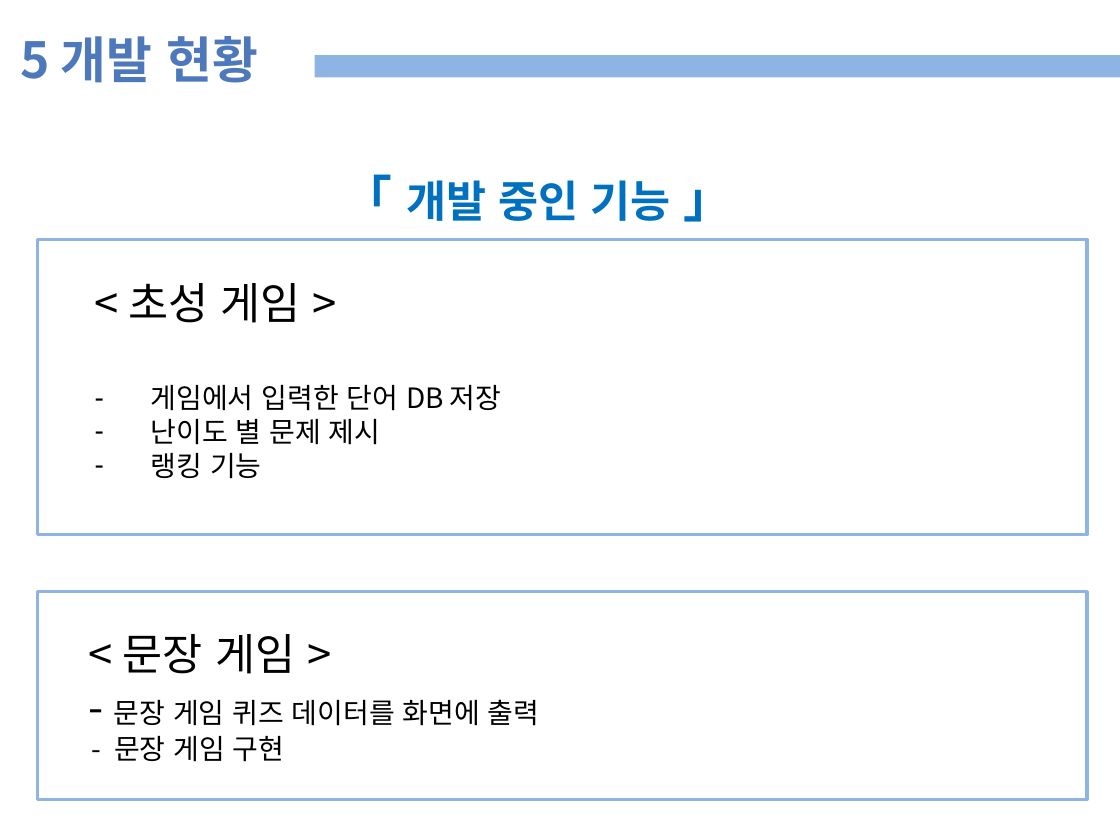
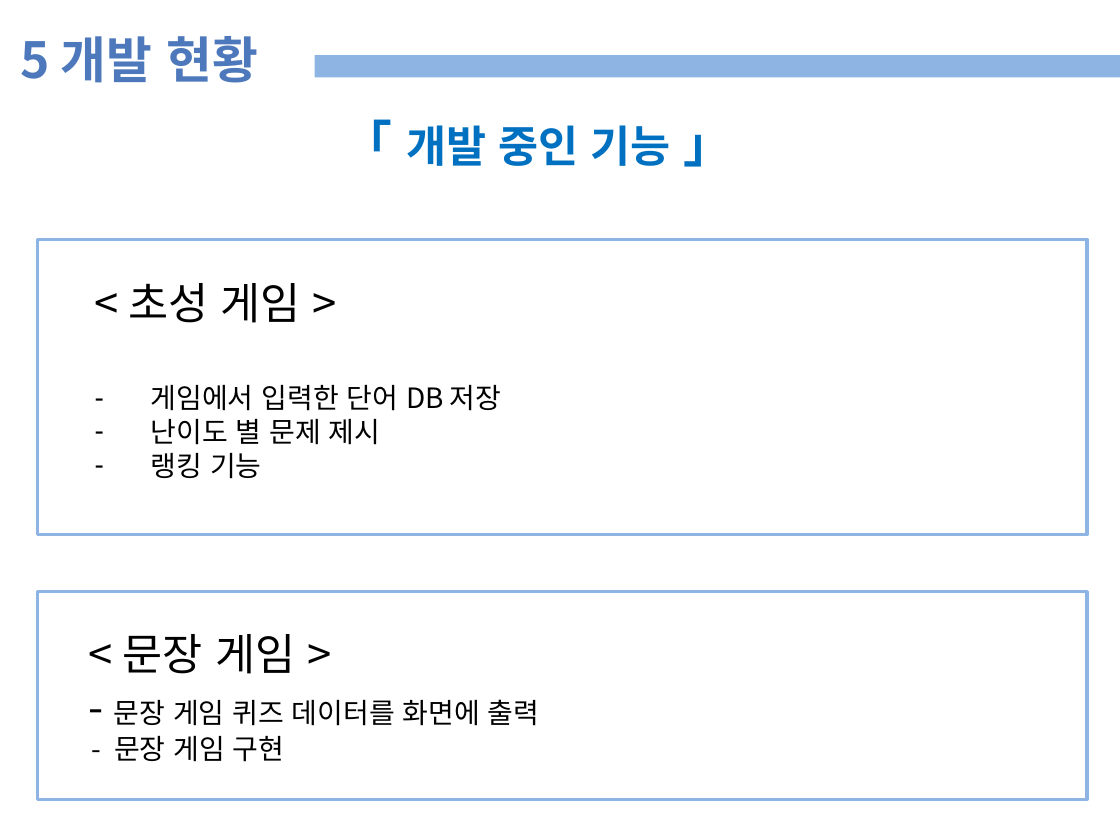
Before and after one commit to plusalpha12/koreanQuiz, a slide deck: slide 19 of 자료/종합설계 프로토타입 세션 4-11 (이현중, 김하은, 조윤선).pptx (slide 20 before the commit). Drawn at 1120x840 pixels with LibreOffice and Linux fonts; fonts in the diff are those of the drawing. Boxes give left, top, right and bottom in pixels: in the first picture for what was removed or moved away, otherwise in the second. Text is boxed around its words. In the diff, an @@ line names an element or a change of style, - is before the commit and + after.

```diff
--- a/자료/종합설계 프로토타입 세션 4-11 (이현중, 김하은, 조윤선).pptx
+++ b/자료/종합설계 프로토타입 세션 4-11 (이현중, 김하은, 조윤선).pptx
@@ text "「 개발 중인 기능 」": place and size @@
-text "「 개발 중인 기능 」" at (343,174,733,222)
+text "「 개발 중인 기능 」" at (343,119,733,167)
```
Also in this commit, not shown: 6 other slides changed, 1 slide removed, 8 other files.
